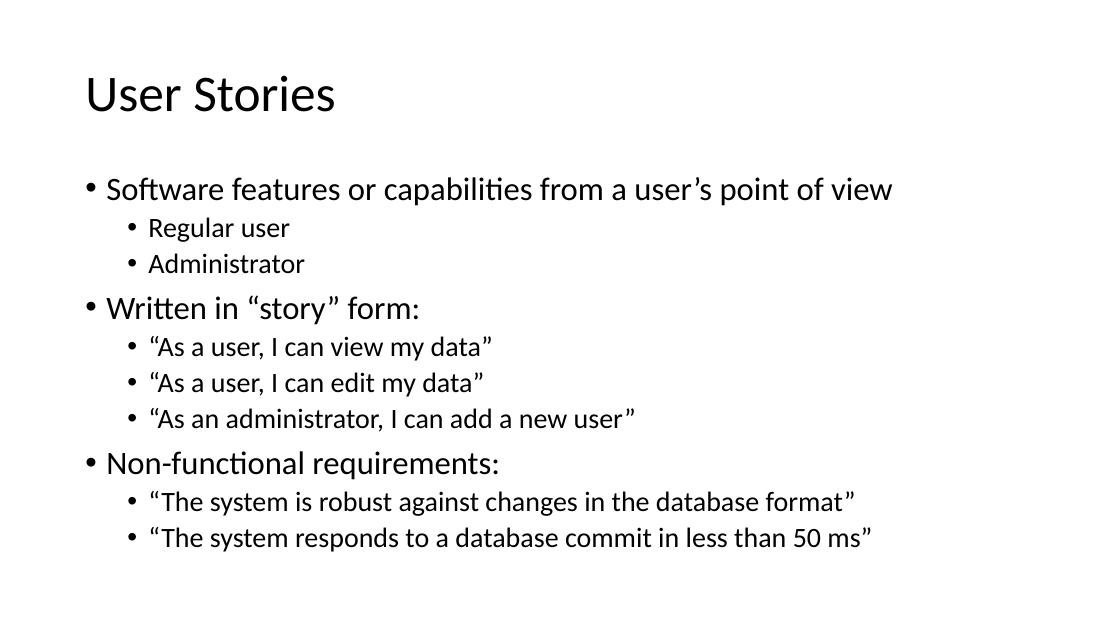
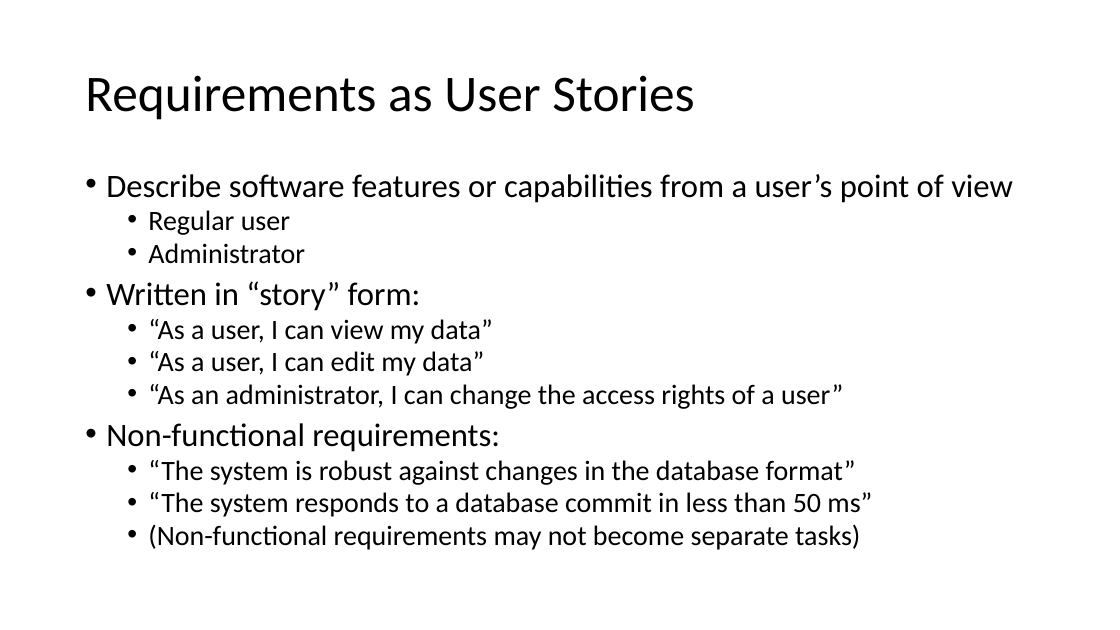
Before and after one commit to mrmundt/INTERSECT-Project-Management, a slide deck: slide 23 of presentations/ProjectManagement.pptx. Drawn at 1120x630 pixels with LibreOffice and Linux fonts; fonts in the diff are those of the drawing. Boxes give left, top, right and bottom in pixels: in the first picture for what was removed or moved away, otherwise in the second. Text is boxed around its words. In the diff, an @@ line names an element or a change of style, - is before the commit and + after.

```diff
--- a/presentations/ProjectManagement.pptx
+++ b/presentations/ProjectManagement.pptx
@@ title at bbox=[85, 75, 694, 120]: text changed @@
-User Stories
+Requirements as User Stories
@@ text at bbox=[106, 174, 1013, 203]: text changed @@
-• Software features or capabilities from a user’s point of view
+• Describe software features or capabilities from a user’s point of view
@@ text at bbox=[106, 210, 872, 517]: line spacing 0.9 to 0.8 @@
@@ text at bbox=[148, 384, 843, 409]: text changed @@
-  • “As an administrator, I can add a new user”
+  • “As an administrator, I can change the access rights of a user”
@@ text at bbox=[148, 524, 860, 550]: paragraph added @@
+  • (Non-functional requirements may not become separate tasks)
```
Also in this commit, not shown: 7 other slides changed.
